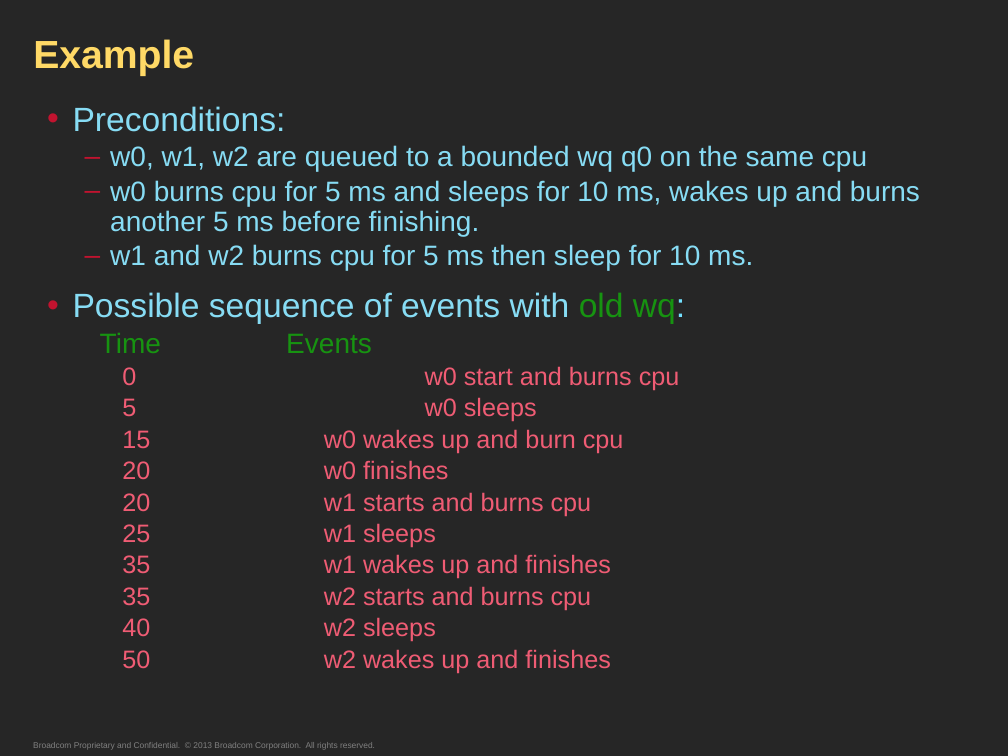
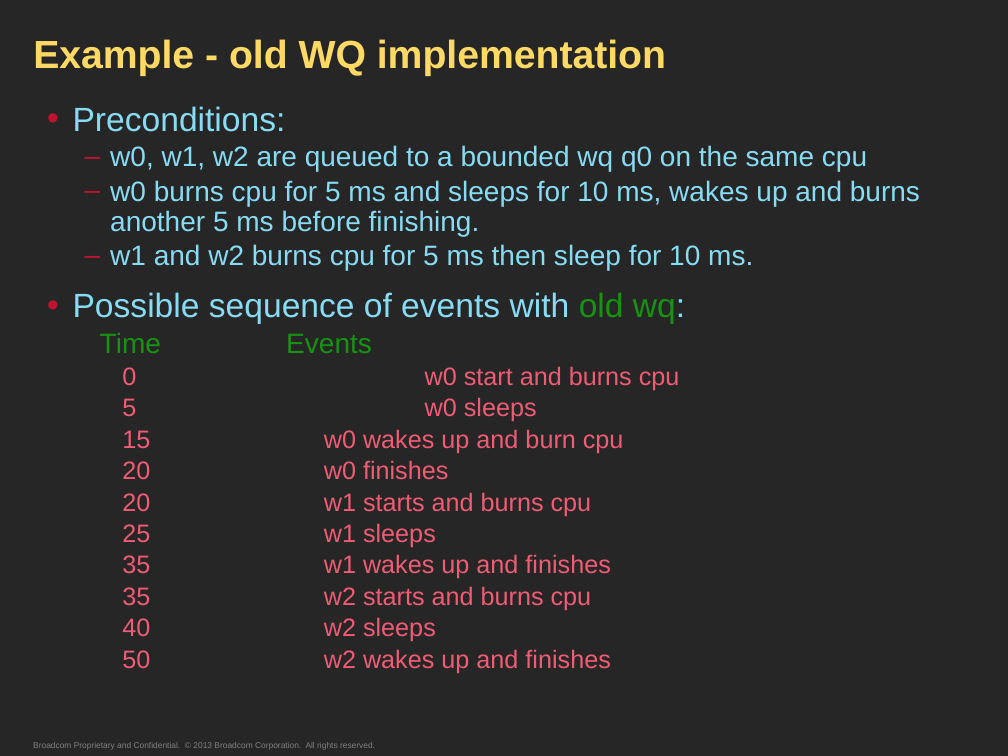
Before and after one commit to getarunks/ppts_n_notes, a slide deck: slide 19 of Kernel_WQs.pptx. Drawn at 1008x756 pixels with LibreOffice and Linux fonts; fonts in the diff are those of the drawing. Boxes give left, top, right and bottom in pixels: in the first picture for what was removed or moved away, otherwise in the second. Text is boxed around its words. In the diff, an @@ line names an element or a change of style, - is before the commit and + after.

```diff
--- a/Kernel_WQs.pptx
+++ b/Kernel_WQs.pptx
@@ title at (x1=33, y1=39, x2=666, y2=76): text changed @@
-Example
+Example - old WQ implementation
```
Also in this commit, not shown: 6 other slides changed.
